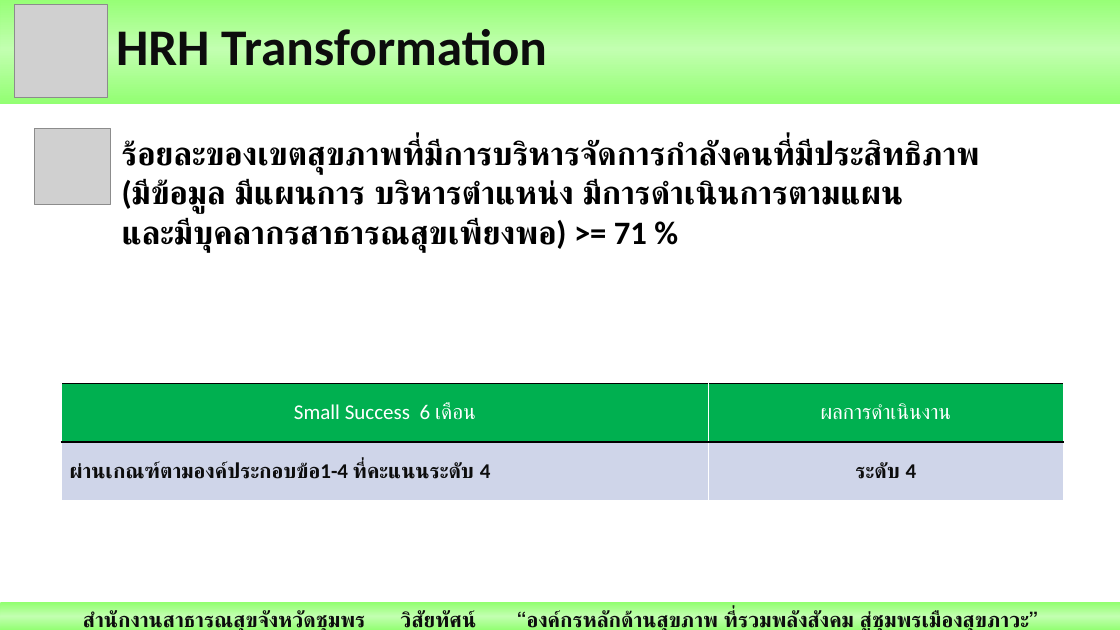
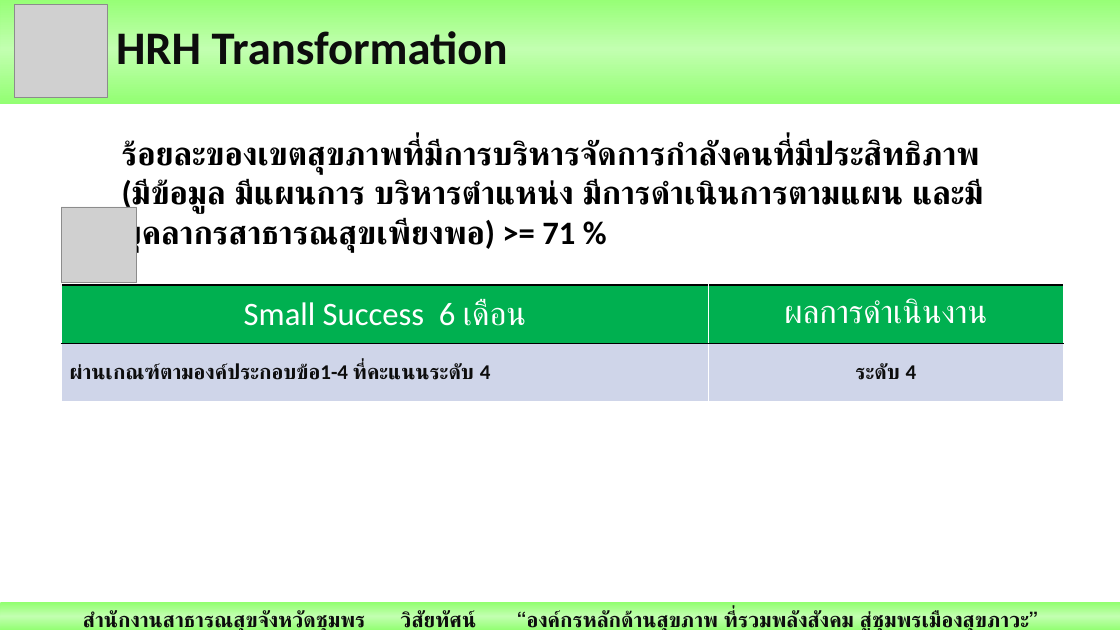
Before and after one commit to joblackpoc/Jobs_SSJ, a slide deck: slide 31 of นิเทศก์/Ready/Poc_Mix_2_นิเทศก์ใหม่.pptx. Drawn at 1120x630 pixels with LibreOffice and Linux fonts; fonts in the diff are those of the drawing; grey boxes stand for pictures. Boxes give left, top, right and bottom in pixels: in the first picture for what was removed or moved away, otherwise in the second. Text is boxed around its words. In the diff, an @@ line names an element or a change of style, - is before the commit and + after.

```diff
--- a/นิเทศก์/Ready/Poc_Mix_2_นิเทศก์ใหม่.pptx
+++ b/นิเทศก์/Ready/Poc_Mix_2_นิเทศก์ใหม่.pptx
@@ title "HRH Transformation" at (x1=116, y1=31, x2=508, y2=65): size 44 to 40 pt @@
@@ text at (x1=122, y1=178, x2=982, y2=253): text changed @@
-(มีข้อมูล มีแผนการ บริหารตำแหน่ง มีการดำเนินการตามแผน
-และมีบุคลากรสาธารณสุขเพียงพอ) >= 71 %
+(มีข้อมูล มีแผนการ บริหารตำแหน่ง มีการดำเนินการตามแผน และมีบุคลากรสาธารณสุขเพียงพอ) >= 71 %
@@ picture moved from (x1=34, y1=129, x2=110, y2=204) to (x1=61, y1=207, x2=137, y2=282) @@
@@ table at (x1=61, y1=285, x2=1064, y2=402) @@
@@ size 18 to 28 pt in "Small Success 6 เดือน", "ผลการดำเนินงาน" @@
@@ table moved from (x1=61, y1=384, x2=1064, y2=501) to (x1=61, y1=285, x2=1064, y2=402) @@
```
Also in this commit, not shown: 13 other slides changed, 1 other file.
